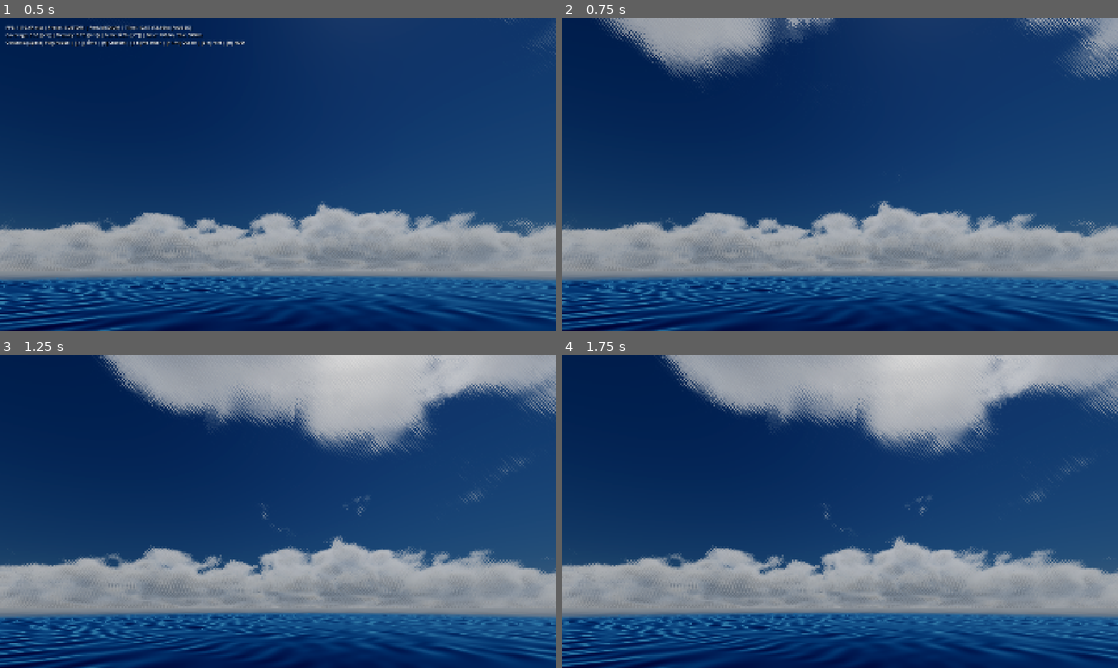
Above: before the commit, frames 1-4 (two rows, left to right).
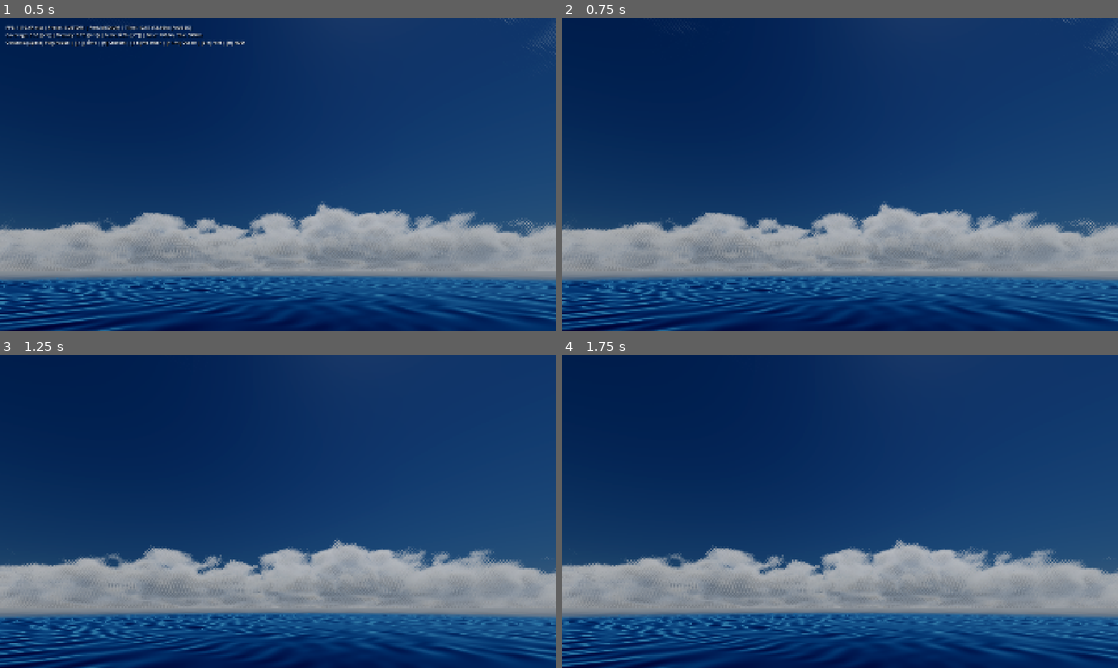
Above: after the commit, the same moments.

Repository: rlsl0422/godot-simple-sky
Game: Godot game, scene res://scenes/main_showcase.tscn
Same seed, same stepped clock (60 frames per second), same inputs: the game is played once before the commit and once after it.
Inputs (mouse positions are in pixels of both pictures, inside the frame that each line leads up to):
- Up to frame 1 (0.5 s): no input
- Up to frame 2 (0.75 s): tap Enter at 0.5 s; move the mouse to (962, 158) at 0.52 s; hold D from 0.53 s (still down); tap H at 0.6 s; click (962, 158) at 0.67 s
- Up to frame 3 (1.25 s): keep holding D; tap Space at 0.77 s
- Up to frame 4 (1.75 s): release D at 1.25 s; drag from (728, 527) to (812, 574) at 1.27 s

Frame 1 is identical in both runs. In frame 2, 6.5% of the frame differs, in the area x 6-100%, y 0-70%; in frame 3, 16%, in the area x 17-100%, y 0-74%; in frame 4, 16%.

Commit message:
fix(shader): resolve unit mismatch in zenith clearance causing cloud morphing over cube

Diff:
--- a/shaders/atmosphere_clouds.gdshader
+++ b/shaders/atmosphere_clouds.gdshader
@@ -260,7 +260,7 @@
 	float cluster_thresh = mix(0.58, 0.46, smoothstep(0.30, 0.46, cloud_coverage));
 
 	// Overhead clearance: preserves open blue sky directly overhead while horizon clouds form monumental thunderheads
-	float dist_xz = length(pos_km.xz - camera_world_position.xz);
+	float dist_xz = length(pos_km.xz - camera_world_position.xz * 0.001);
 	float zenith_mod = mix(zenith_sky_clearance * 0.09, 0.0, smoothstep(2.0, 14.0, dist_xz));
 	float effective_thresh = cluster_thresh + zenith_mod;
 
--- /dev/null
+++ b/tests/test_cube_flight.gd
@@ -0,0 +1,43 @@
+@tool
+extends SceneTree
+
+func _init() -> void:
+	print("--- Running Cube Flight & Camera Position Continuity Test ---")
+
+	var test_positions = [
+		Vector3(0.0, 50.0, 0.0),    # Directly above cube (at origin)
+		Vector3(3.0, 50.0, -1.0),   # Flying over cube
+		Vector3(13.5, 50.0, 0.0),   # Boundary of old 14m glitch circle
+		Vector3(25.0, 50.0, 0.0),   # Just outside old glitch circle
+		Vector3(500.0, 50.0, -300.0)# Far away over ocean
+	]
+
+	var zenith_sky_clearance = 0.3
+
+	for pos in test_positions:
+		var cam_world_xz = Vector2(pos.x, pos.z)
+		var cam_km_xz = cam_world_xz * 0.001
+
+		# Sample point directly overhead: ray_dir.xz = (0, 0)
+		var sample_world_km_xz = cam_km_xz
+
+		# Before fix (buggy: km - meters):
+		var buggy_dist_xz = (sample_world_km_xz - cam_world_xz).length()
+		var buggy_smooth = clampf((buggy_dist_xz - 2.0) / 12.0, 0.0, 1.0)
+		var buggy_zenith = lerpf(zenith_sky_clearance * 0.09, 0.0, buggy_smooth)
+
+		# After fix (fixed: km - km):
+		var fixed_dist_xz = (sample_world_km_xz - cam_km_xz).length()
+		var fixed_smooth = clampf((fixed_dist_xz - 2.0) / 12.0, 0.0, 1.0)
+		var fixed_zenith = lerpf(zenith_sky_clearance * 0.09, 0.0, fixed_smooth)
+
+		print("Camera at %25s | Buggy dist: %7.2f km (zenith: %.4f) | Fixed dist: %7.2f km (zenith: %.4f)" % [
+			str(pos), buggy_dist_xz, buggy_zenith, fixed_dist_xz, fixed_zenith
+		])
+
+		# Fixed dist_xz directly overhead must ALWAYS be 0.0 km anywhere in the world!
+		assert(abs(fixed_dist_xz - 0.0) < 0.0001, "Overhead dist_xz must always be 0.0 km")
+		assert(abs(fixed_zenith - (zenith_sky_clearance * 0.09)) < 0.0001, "Zenith modifier must be identical everywhere")
+
+	print(">>> ALL CUBE FLIGHT CONTINUITY TESTS PASSED! <<<")
+	quit(0)
Not shown, added: tests/test_editor_params.gd.uid
